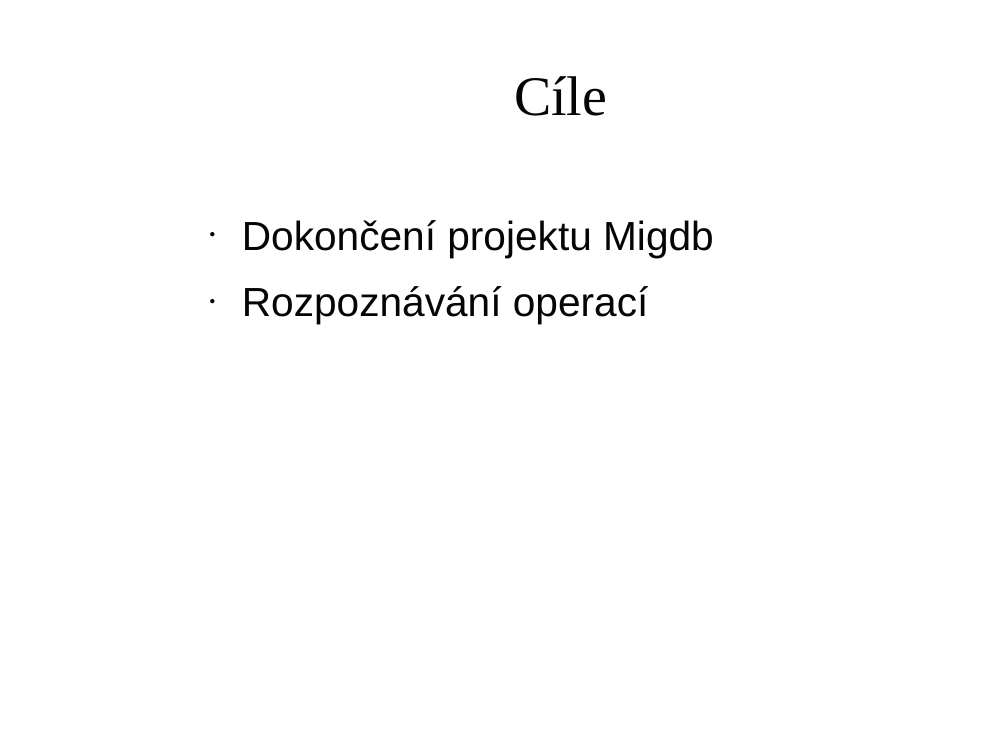
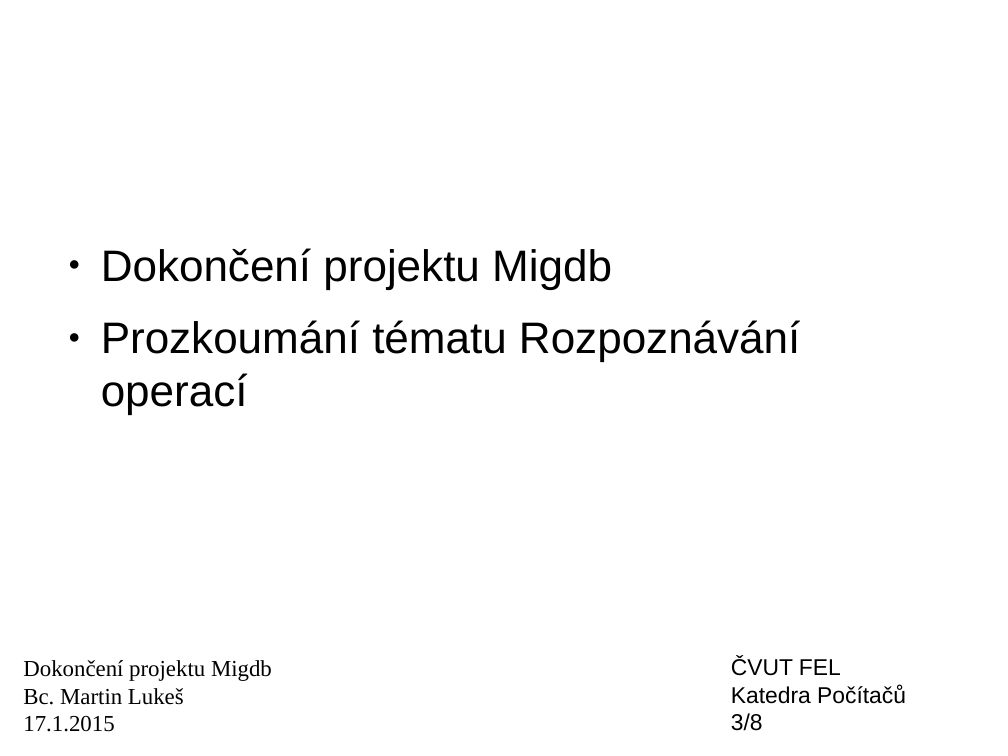
Before and after one commit to wox2/migrace_databaze, a slide deck: slide 3 of diplomka/prezentace.odp (slide 2 before the commit). Drawn at 1008x756 pixels with LibreOffice and Linux fonts; fonts in the diff are those of the drawing; background and template pictures are left out. Boxes give left, top, right and bottom in pixels: in the first picture for what was removed or moved away, otherwise in the second. Text is boxed around its words. In the diff, an @@ line names an element or a change of style, - is before the commit and + after.

```diff
--- a/diplomka/prezentace.odp
+++ b/diplomka/prezentace.odp
@@ text added at [50, 48, 742, 115], 47.6 pt, text #FFFFFF @@
+Cíle diplomové práce
@@ title removed at [514, 76, 607, 116] @@
-Cíle
@@ text "Dokončení projektu Migdb": place and size @@
-text "Dokončení projektu Migdb" at [242, 220, 714, 324]
+text "Dokončení projektu Migdb" at [101, 248, 800, 415]
@@ text at [101, 248, 612, 290]: size 32 to 34.7 pt, text colour #050505 to #000000 in "Dokončení projektu Migdb"; more space between paragraphs; bullet colour #050505 to #000000 @@
@@ text at [101, 320, 800, 415]: text changed; size 32 to 34.7 pt; text colour #050505 to #000000 @@
-● Rozpoznávání operací
+● Prozkoumání tématu Rozpoznávání operací
@@ text added at [731, 657, 906, 731], 18 pt, text #000000 @@
+ČVUT FEL
+Katedra Počítačů
+3/8
@@ text added at [23, 660, 272, 732], 18 pt, text #000000 @@
+Dokončení projektu Migdb
+Bc. Martin Lukeš
+17.1.2015
```
Also in this commit, not shown: 4 other slides changed, 3 slides added, 3 slides removed, 4 other files.
